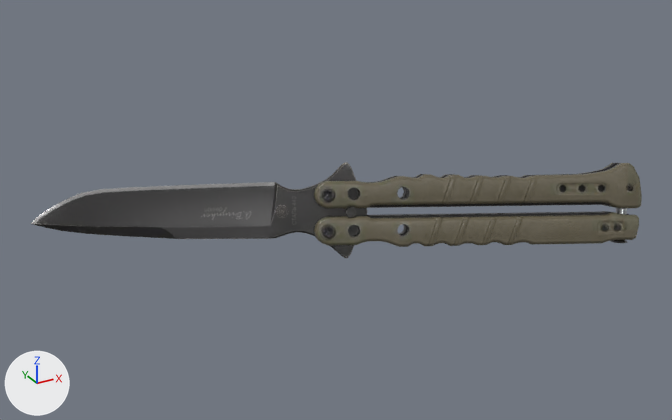
Before and after pictures for a commit that changed the glTF model public/models/real/butterfly.glb.
Rendered twice from a 50 mm lens placed at (-2.97, -5.18, 2.65), pointed at (-0.09, 0.06, 0.03). Every picture has the same lights, and +X, +Y and +Z are marked at lower left. The first picture is the older version.

Script lines for the objects in view, before the commit:
```python
ob_defaultmaterial = bpy.data.objects.new('defaultMaterial', me_defaultmaterial)
ob_defaultmaterial.location = (0.0, 0.0, 0.0)
```
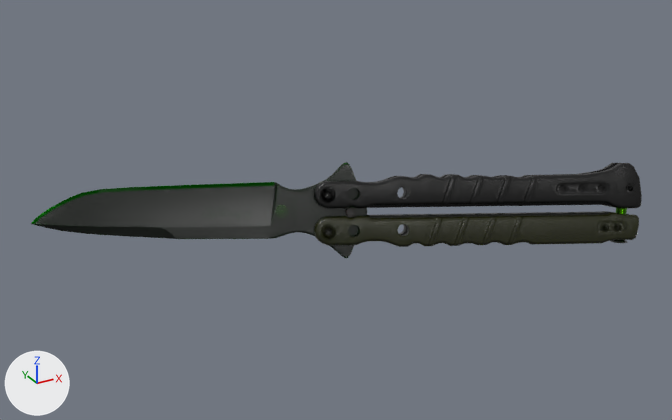
The change, as a diff of the scene's bpy script:
```diff
--- a/public/models/real/butterfly.glb.py
+++ b/public/models/real/butterfly.glb.py
@@ mat_07___default @@
 n1 = _N.new('ShaderNodeOutputMaterial'); n1.name = 'Material Output'
+n7 = _N.new('ShaderNodeMix'); n7.name = 'Mix'
+n7.data_type = 'RGBA'
+n7.blend_type = 'MULTIPLY'
+n7.inputs[0].default_value = 1.0  # 'Factor'
+n8 = _N.new('ShaderNodeVertexColor'); n8.name = 'Color Attribute'
 n2 = _N.new('ShaderNodeTexImage'); n2.name = 'Image Texture'
@@ mat_07___default @@
 n0 = _N.new('ShaderNodeBsdfPrincipled'); n0.name = 'Principled BSDF'
 _L.new(n0.outputs[0], n1.inputs[0])  # 'BSDF' to 'Surface'
-_L.new(n2.outputs[0], n0.inputs[0])  # 'Color' to 'Base Color'
 _L.new(n3.outputs[2], n0.inputs[1])  # 'Blue' to 'Metallic'
@@ mat_07___default @@
 _L.new(n6.outputs[0], n5.inputs[1])  # 'Color' to 'Color'
+_L.new(n7.outputs[2], n0.inputs[0])  # 'Result' to 'Base Color'
+_L.new(n8.outputs[0], n7.inputs[7])  # 'Color' to 'B'
+_L.new(n2.outputs[0], n7.inputs[6])  # 'Color' to 'A'
@@ mat_03___default @@
 n1 = _N.new('ShaderNodeOutputMaterial'); n1.name = 'Material Output'
+n7 = _N.new('ShaderNodeMix'); n7.name = 'Mix'
+n7.data_type = 'RGBA'
+n7.blend_type = 'MULTIPLY'
+n7.inputs[0].default_value = 1.0  # 'Factor'
+n8 = _N.new('ShaderNodeVertexColor'); n8.name = 'Color Attribute'
 n2 = _N.new('ShaderNodeTexImage'); n2.name = 'Image Texture'
@@ mat_03___default @@
 n0 = _N.new('ShaderNodeBsdfPrincipled'); n0.name = 'Principled BSDF'
 _L.new(n0.outputs[0], n1.inputs[0])  # 'BSDF' to 'Surface'
-_L.new(n2.outputs[0], n0.inputs[0])  # 'Color' to 'Base Color'
 _L.new(n3.outputs[2], n0.inputs[1])  # 'Blue' to 'Metallic'
@@ mat_03___default @@
 _L.new(n6.outputs[0], n5.inputs[1])  # 'Color' to 'Color'
+_L.new(n7.outputs[2], n0.inputs[0])  # 'Result' to 'Base Color'
+_L.new(n8.outputs[0], n7.inputs[7])  # 'Color' to 'B'
+_L.new(n2.outputs[0], n7.inputs[6])  # 'Color' to 'A'
```

Changed parts and their boxes [x1, y1, x2, y2] in the pictures (672 x 420 px):
'defaultMaterial', recoloured (darker): [31, 162, 642, 258] in both
